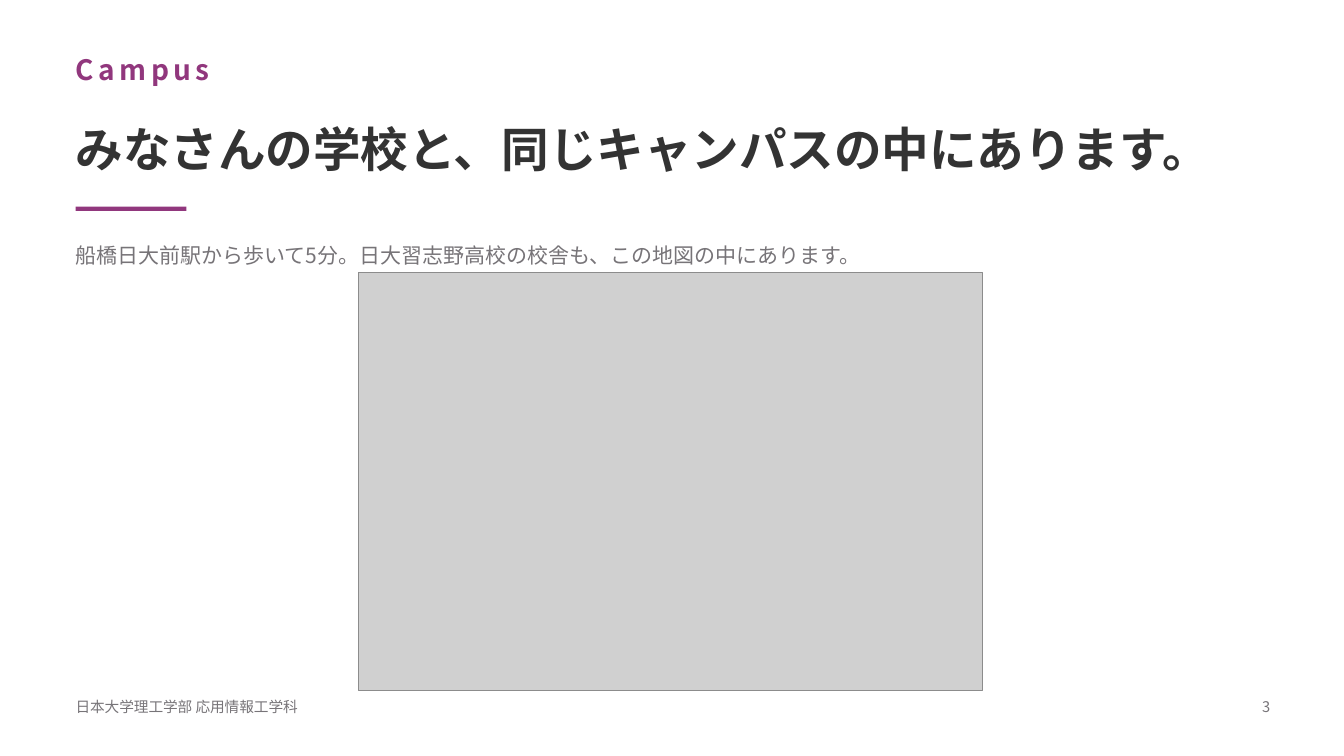
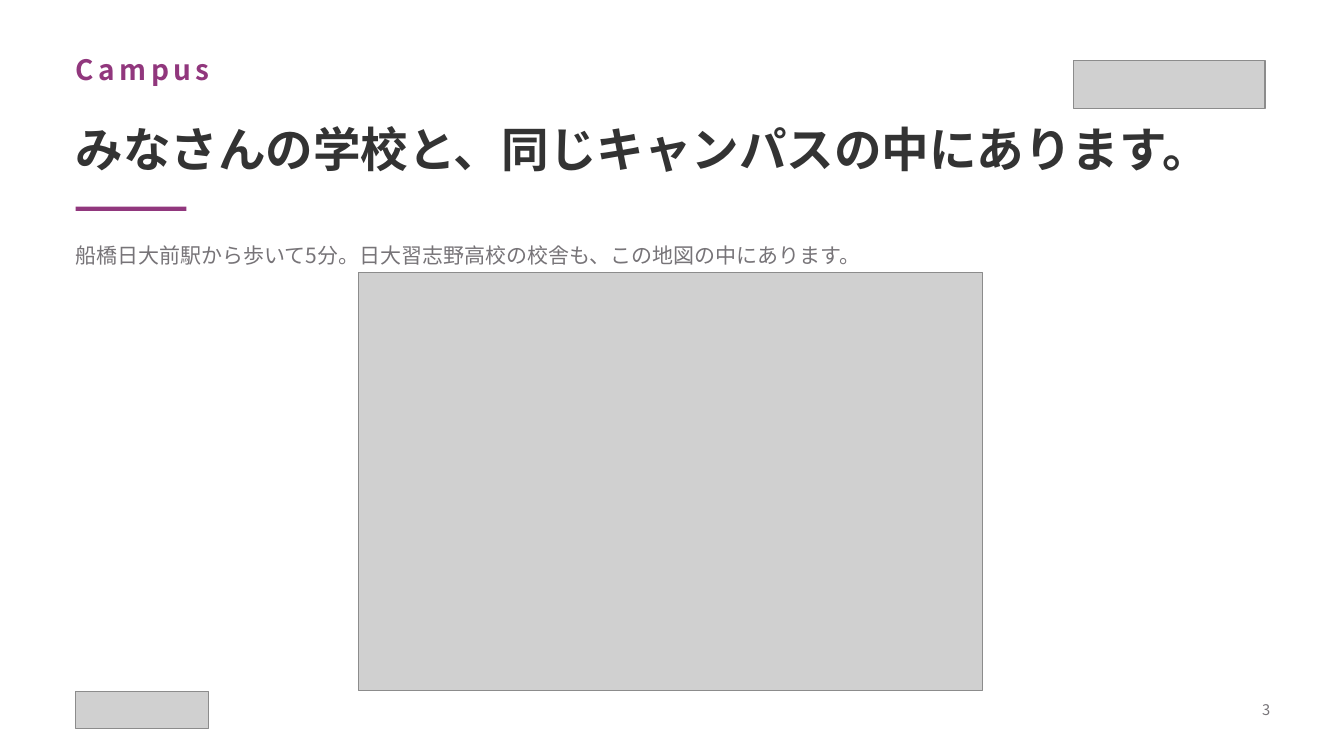
Before and after one commit to yutakaJssst/narashino-visit-1, a slide deck: slide 3 of slides/nichinara20260908.pptx. Drawn at 1344x756 pixels with LibreOffice and Linux fonts; fonts in the diff are those of the drawing; grey boxes stand for pictures. Boxes give left, top, right and bottom in pixels: in the first picture for what was removed or moved away, otherwise in the second. Text is boxed around its words. In the diff, an @@ line names an element or a change of style, - is before the commit and + after.

```diff
--- a/slides/nichinara20260908.pptx
+++ b/slides/nichinara20260908.pptx
@@ picture added at bbox=[1074, 60, 1265, 109] @@
@@ rectangle added at bbox=[66, 682, 219, 739], fill #FFFFFF @@
@@ text removed at bbox=[76, 699, 298, 713] @@
-日本大学理工学部 応用情報工学科
@@ picture added at bbox=[76, 692, 209, 729] @@
```
Also in this commit, not shown: 16 other slides changed, 4 other files.
